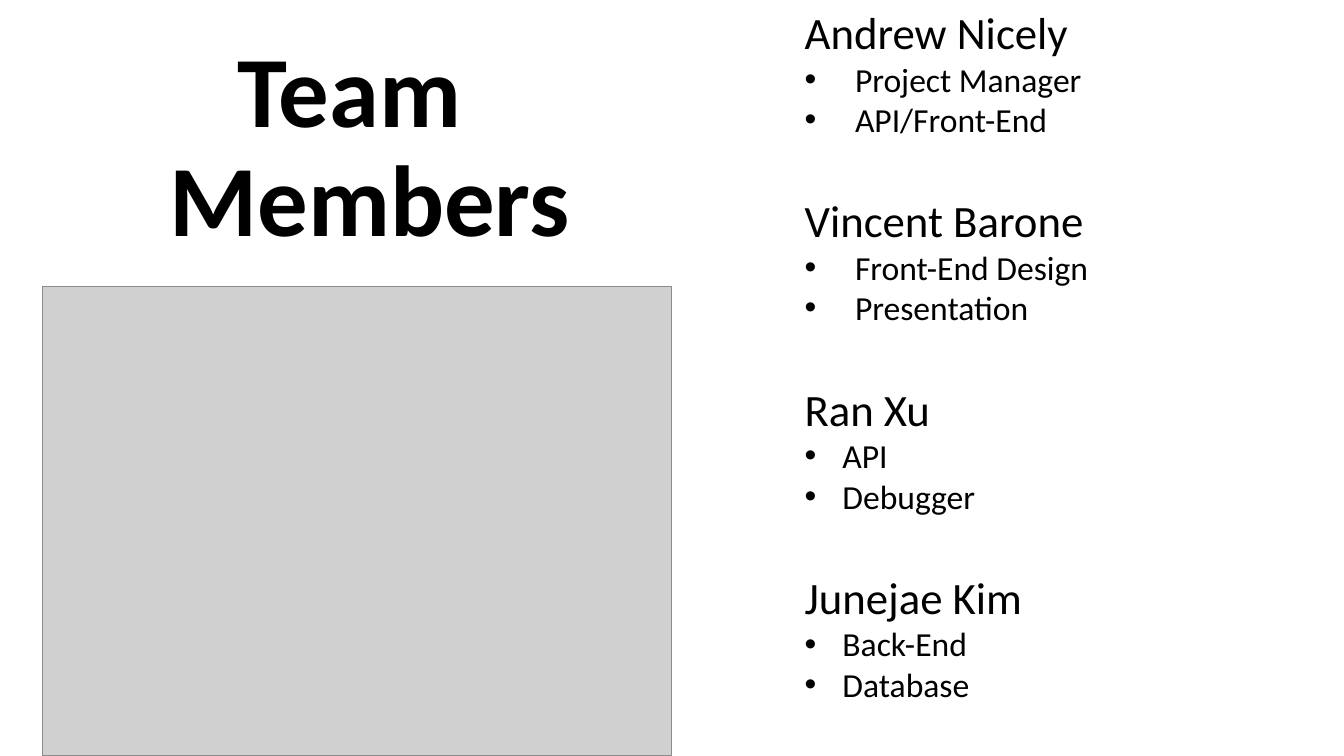
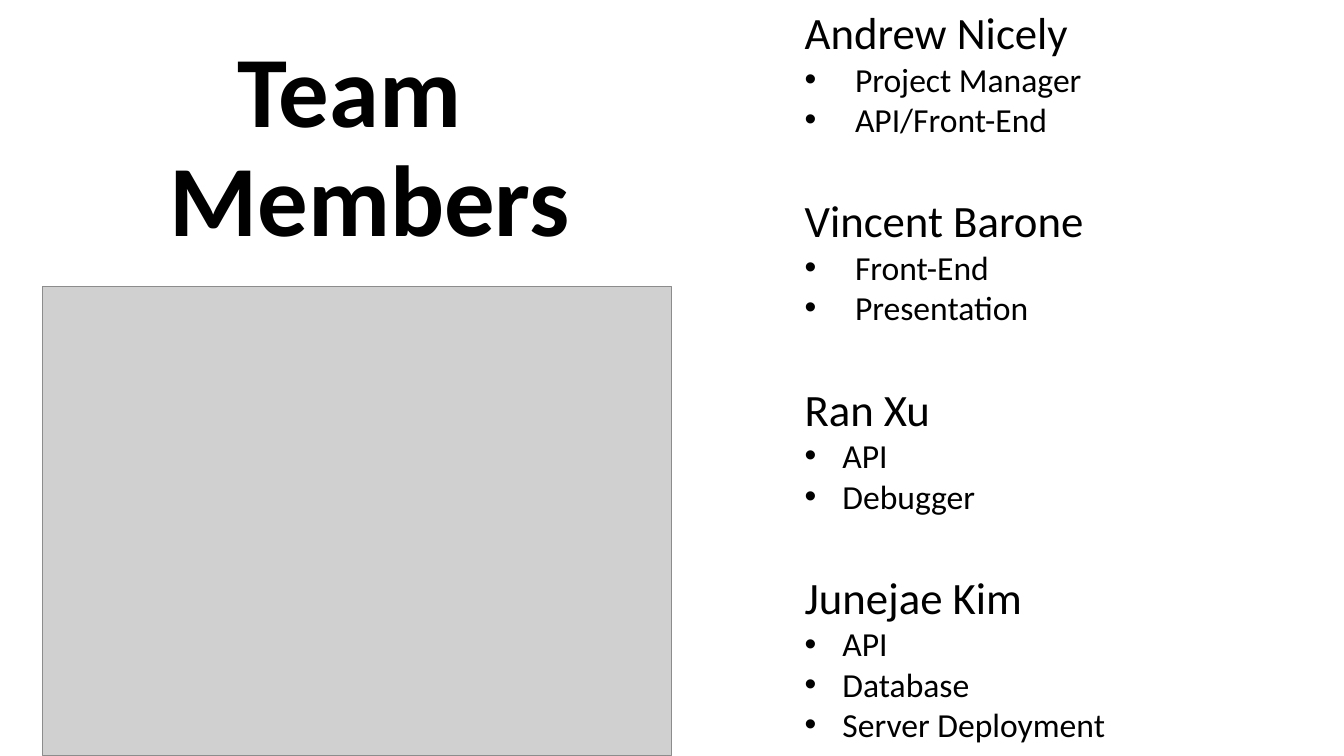
Before and after one commit to andrew-nicely/COP4331-Contact-Manager, a slide deck: slide 3 of VincentFiles/Contact Manager.pptx. Drawn at 1344x756 pixels with LibreOffice and Linux fonts; fonts in the diff are those of the drawing; grey boxes stand for pictures. Boxes give left, top, right and bottom in pixels: in the first picture for what was removed or moved away, otherwise in the second. Text is boxed around its words. In the diff, an @@ line names an element or a change of style, - is before the commit and + after.

```diff
--- a/VincentFiles/Contact Manager.pptx
+++ b/VincentFiles/Contact Manager.pptx
@@ text at box(855, 256, 989, 281): text changed @@
-• Front-End Design
+• Front-End
@@ text at box(842, 634, 887, 656): text changed @@
-• Back-End
+• API
@@ text at box(842, 713, 1105, 743): paragraph added @@
+• Server Deployment
```
Also in this commit, not shown: 1 other slide changed, 2 slides added, 1 slide removed.
